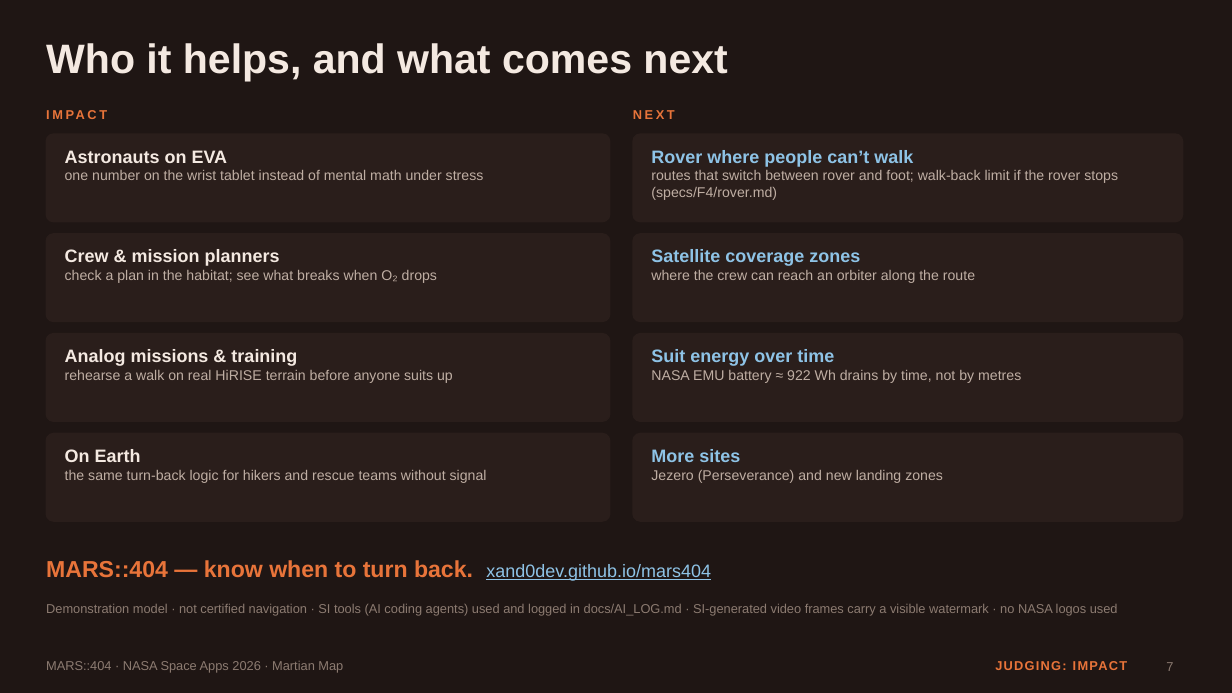
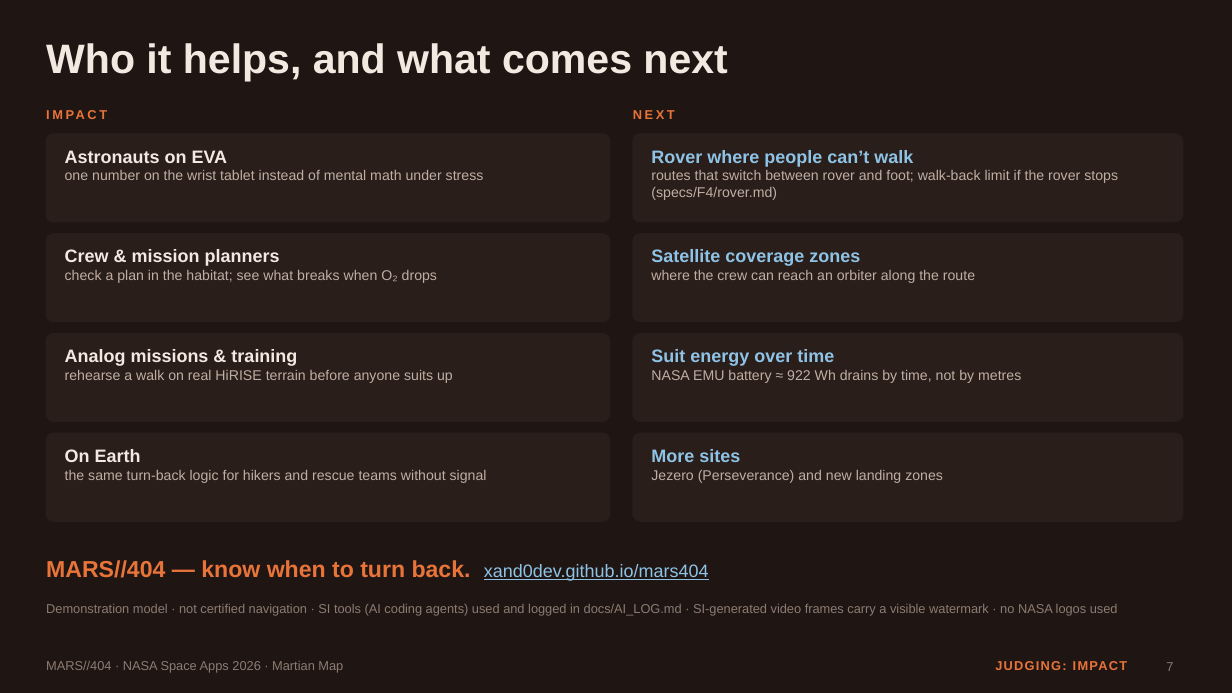
Before and after one commit to xand0dev/mars404, a slide deck: slide 7 of docs/demo/MARS404_slides.pptx. Drawn at 1232x693 pixels with LibreOffice and Linux fonts; fonts in the diff are those of the drawing. Boxes give left, top, right and bottom in pixels: in the first picture for what was removed or moved away, otherwise in the second. Text is boxed around its words. In the diff, an @@ line names an element or a change of style, - is before the commit and + after.

Commit message:
Назва MARS//404 скрізь, як у команди на Space Apps (#179)

```diff
--- a/docs/demo/MARS404_slides.pptx
+++ b/docs/demo/MARS404_slides.pptx
@@ text at bbox=[46, 560, 709, 581]: text changed @@
-MARS::404 — know when to turn back. xand0dev.github.io/mars404
+MARS//404 — know when to turn back. xand0dev.github.io/mars404
@@ text at bbox=[46, 661, 343, 673]: text changed @@
-MARS::404 · NASA Space Apps 2026 · Martian Map
+MARS//404 · NASA Space Apps 2026 · Martian Map
```
Also in this commit, not shown: 5 other slides changed, 18 other files.
